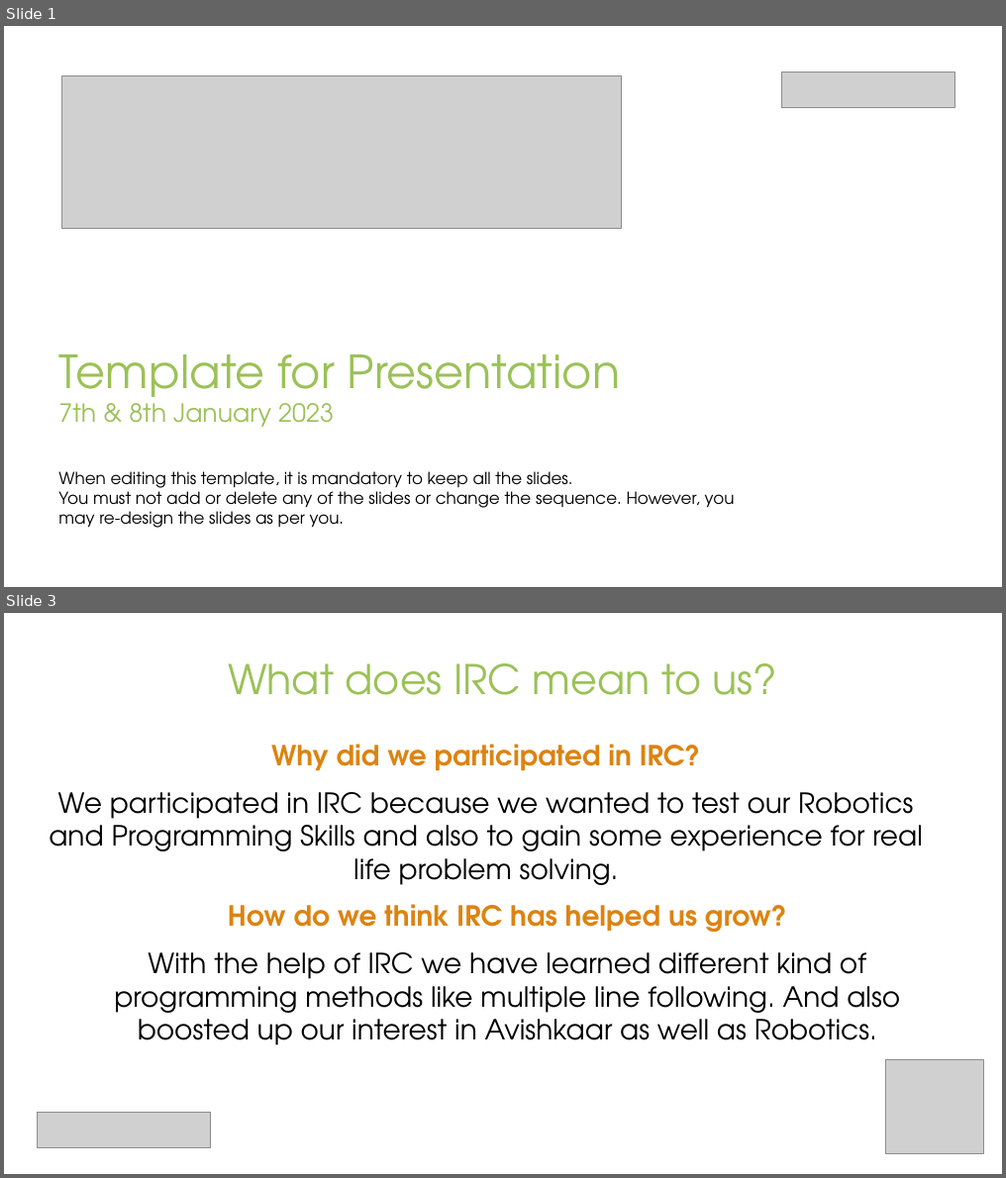
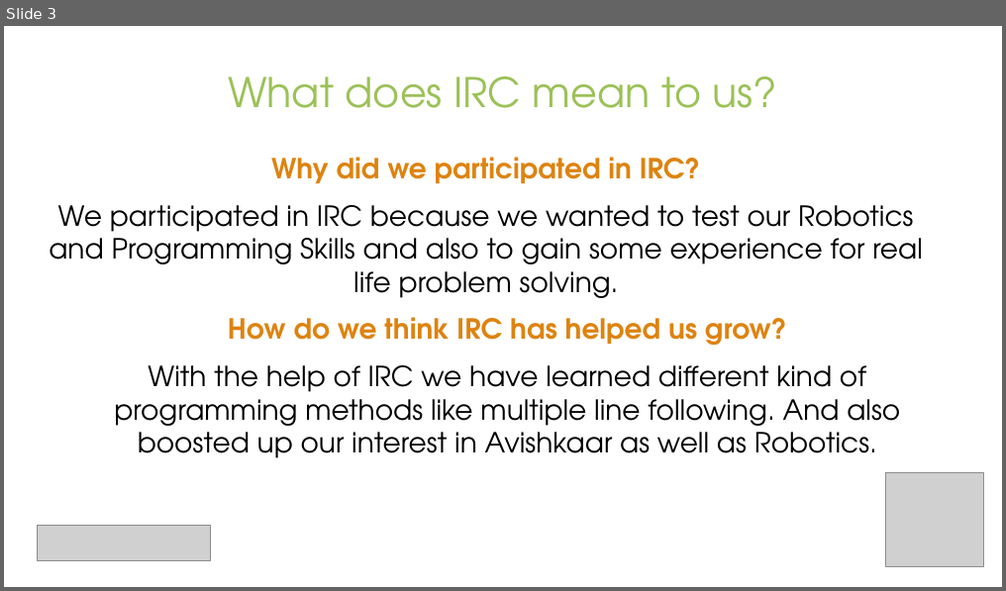
Before and after one commit to metpranshug/Navacharak, a slide deck: Navacharak-IRC.pptx. Shown one above the other, each under a label of ours: slides 1 and 3 before the commit, slide 3 after it; the slides between them are not shown. The pictures are 1006x1178 and 1006x591 pixels, drawn with LibreOffice and Linux fonts; fonts in the diff are those of the drawing; grey boxes stand for pictures. Boxes give left, top, right and bottom in pixels: in the first picture for what was removed or moved away, otherwise in the second. Text is boxed around its words. In the diff, an @@ line names an element or a change of style, - is before the commit and + after.

```diff
--- a/Navacharak-IRC.pptx
+++ b/Navacharak-IRC.pptx
@@ slide 1 removed at (x1=4, y1=26, x2=1002, y2=587), background #FFFFFF @@
@@ picture removed at (x1=61, y1=76, x2=621, y2=229) @@
@@ picture removed at (x1=781, y1=72, x2=955, y2=108) @@
@@ title removed at (x1=58, y1=355, x2=620, y2=427) @@
-Template for Presentation
-7th & 8th January 2023
@@ text removed at (x1=58, y1=472, x2=735, y2=528) @@
-When editing this template, it is mandatory to keep all the slides.
-You must not add or delete any of the slides or change the sequence. However, you may re-design the slides as per you.
```
Also in this commit, not shown: 4 slides changed, 1 slide added, 1 other file.
